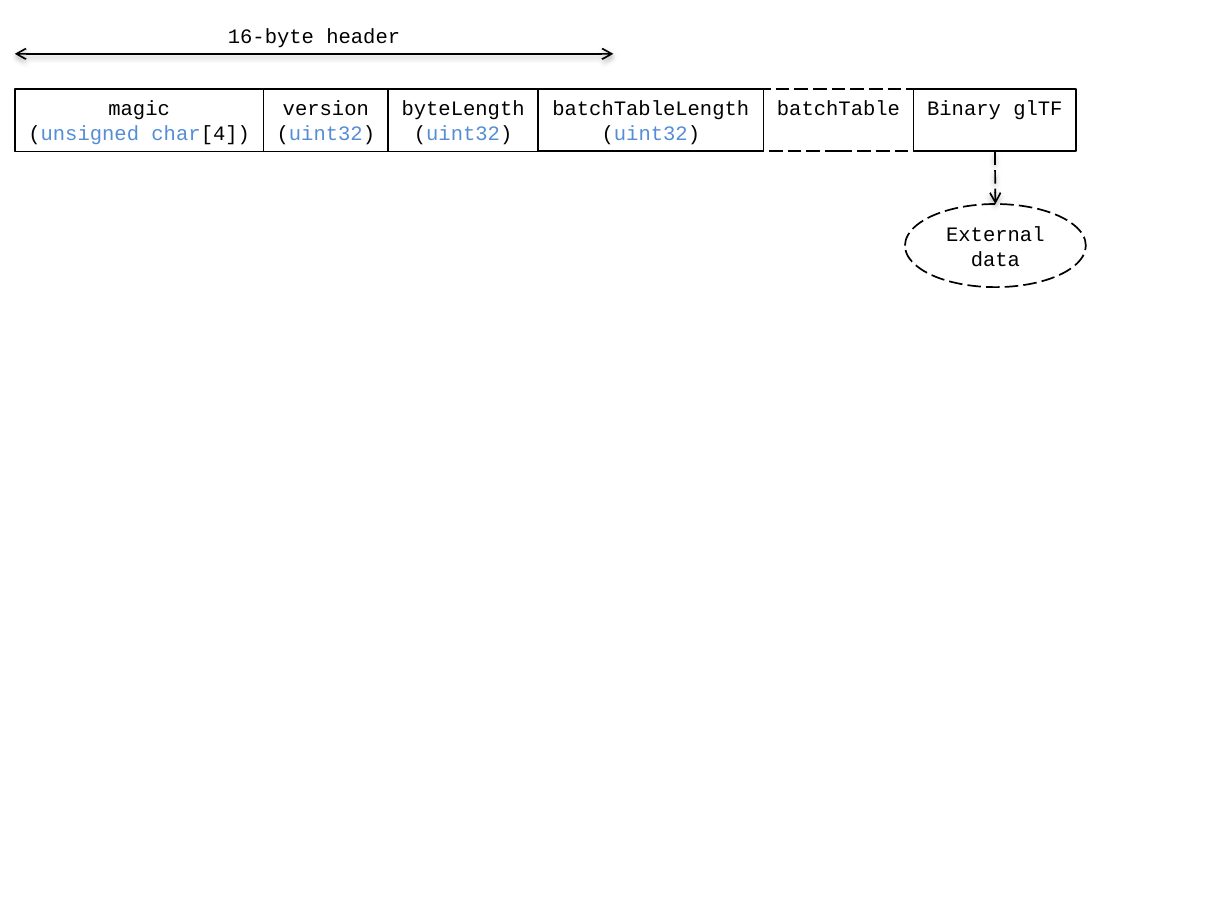
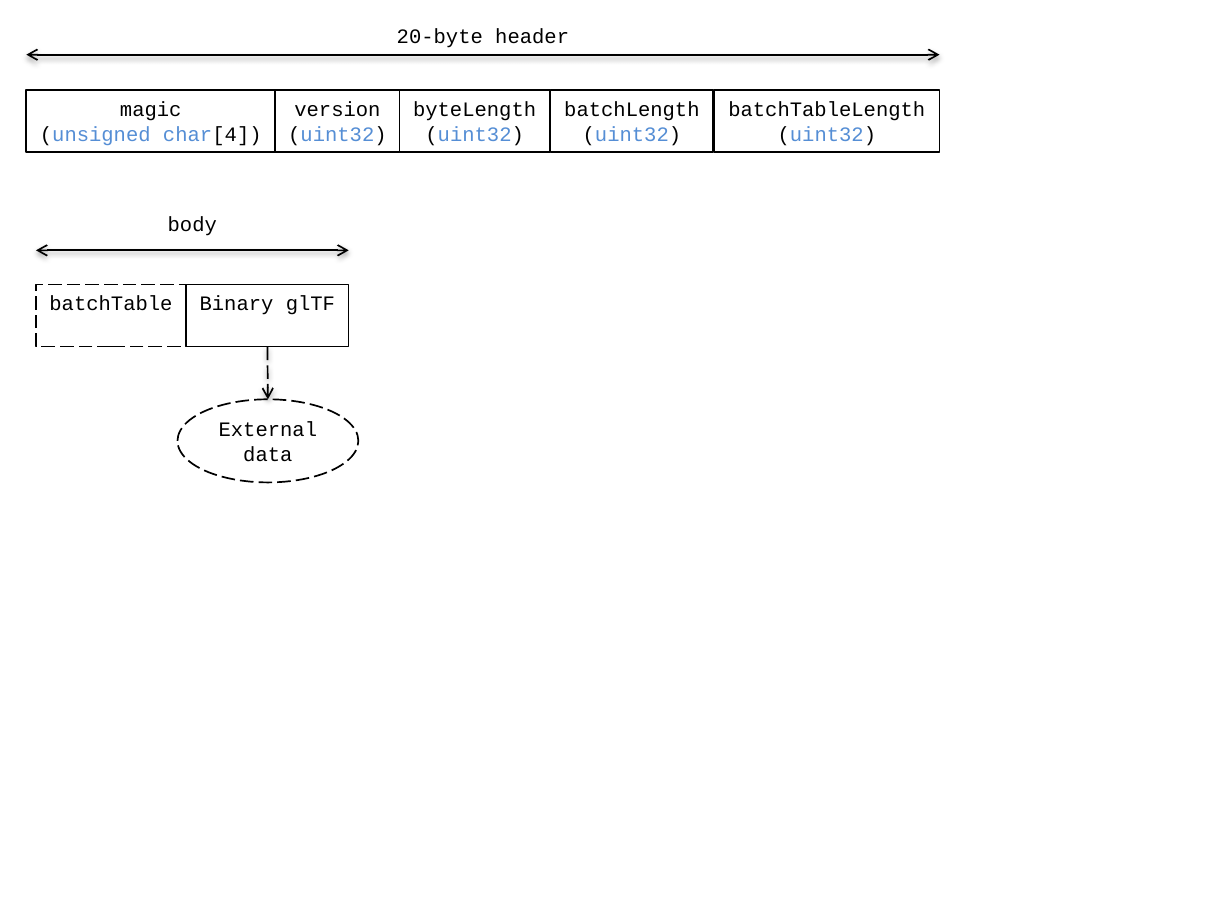
Before and after one commit to CesiumGS/3d-tiles, a slide deck: slide 1 of b3dm/figures/Figures.pptx. Drawn at 1232x924 pixels with LibreOffice and Linux fonts; fonts in the diff are those of the drawing. Boxes give left, top, right and bottom in pixels: in the first picture for what was removed or moved away, otherwise in the second. Text is boxed around its words. In the diff, an @@ line names an element or a change of style, - is before the commit and + after.

```diff
--- a/b3dm/figures/Figures.pptx
+++ b/b3dm/figures/Figures.pptx
@@ text at bbox=[397, 29, 569, 48]: text changed @@
-16-byte header
+20-byte header
@@ double arrow moved from (15, 54) - (614, 54) to (26, 54) - (940, 54) @@
@@ 3 rectangles: place and size @@
-3 rectangles at bbox=[15, 89, 538, 150]
+3 rectangles at bbox=[26, 90, 549, 152]
@@ rectangle added at bbox=[551, 90, 713, 152], outline #000000 1 pt, 12 pt, text #000000 @@
+batchLength
+(uint32)
@@ rectangle "batchTableLength": place and size @@
-rectangle "batchTableLength" at bbox=[538, 89, 764, 150]
+rectangle "batchTableLength" at bbox=[715, 90, 940, 152]
@@ text added at bbox=[168, 216, 217, 236], 12 pt, text #000000 @@
+body
@@ double arrow added from (36, 250) to (349, 250), #000000 1 pt @@
@@ 2 rectangles, 1 ellipse, 1 arrow: place and size @@
-2 rectangles, 1 ellipse, 1 arrow at bbox=[764, 89, 1087, 287]
+2 rectangles, 1 ellipse, 1 arrow at bbox=[36, 285, 359, 482]
```
Also in this commit, not shown: 2 other files.
